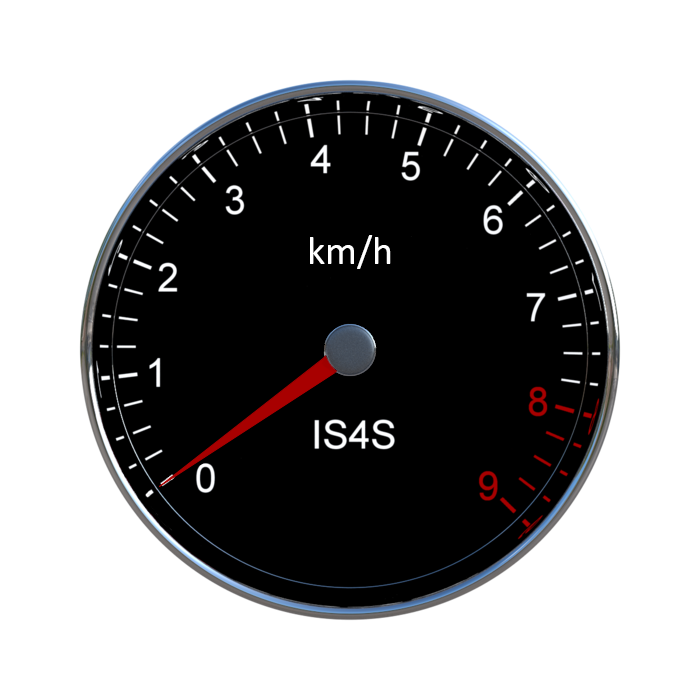
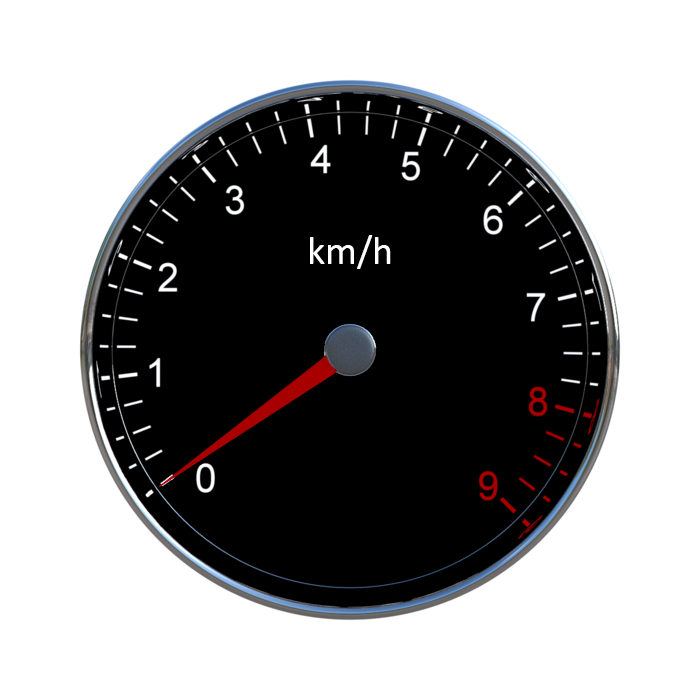
Two versions of the same layered image (700x700). Layer-by-layer changes:
painted on "meter" over (314, 419, 396, 450)
